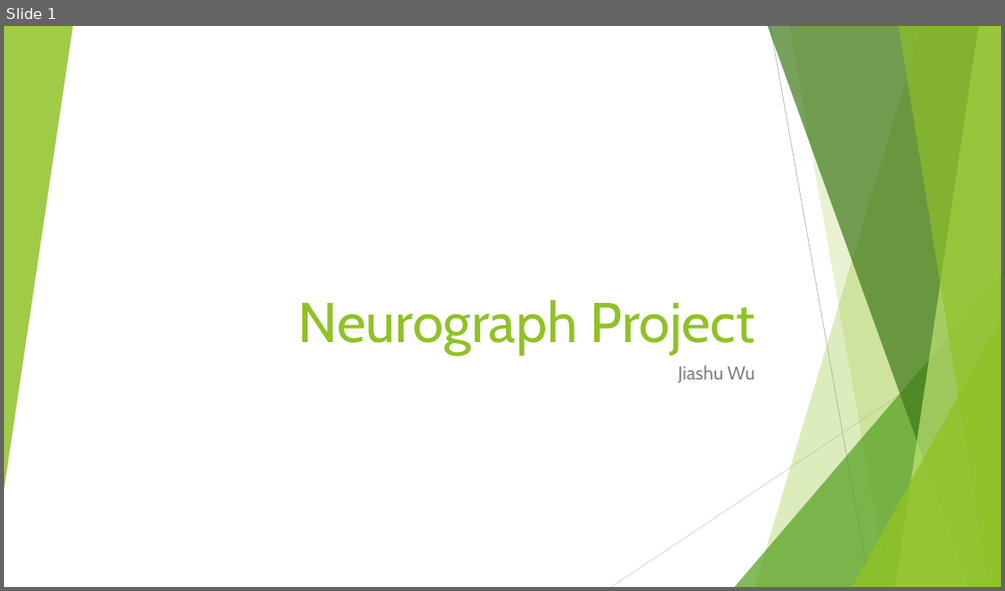
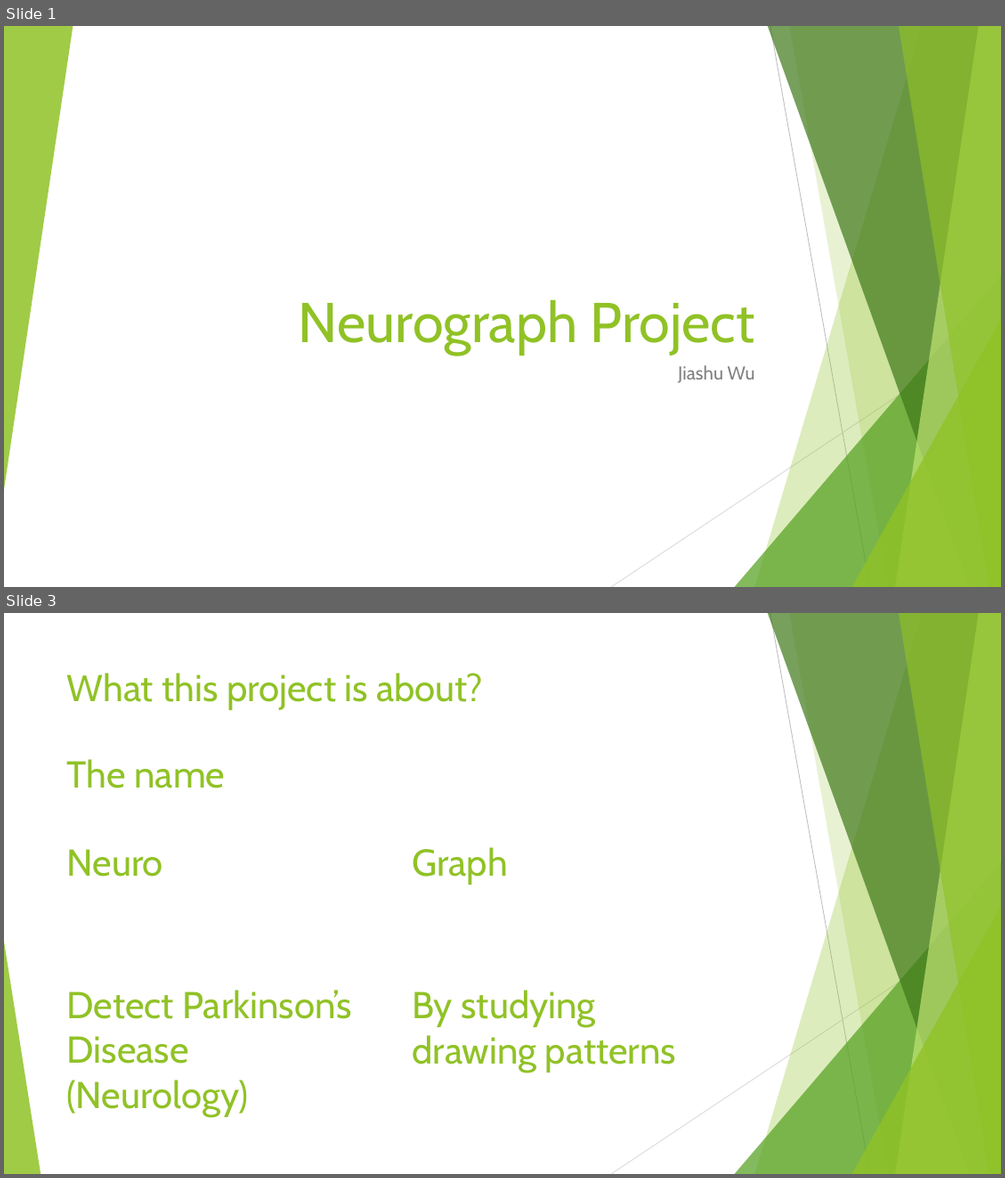
Before and after one commit to JiashuWu/NeuroGraph, a slide deck: Neurograph Project Presentation/Neurograph Presentation Jiashu Wu.pptx. Shown one above the other, each under a label of ours: slide 1 before the commit, slides 1 and 3 after it; the slides between them are not shown. The pictures are 1005x591 and 1005x1178 pixels, drawn with LibreOffice and Linux fonts; fonts in the diff are those of the drawing. Boxes give left, top, right and bottom in pixels: in the first picture for what was removed or moved away, otherwise in the second. Text is boxed around its words. In the diff, an @@ line names an element or a change of style, - is before the commit and + after.

```diff
--- a/Neurograph Project Presentation/Neurograph Presentation Jiashu Wu.pptx
+++ b/Neurograph Project Presentation/Neurograph Presentation Jiashu Wu.pptx
@@ slide 3 added at [4,613,1001,1174], background #FFFFFF; not listed: 9 template elements that a slide beside it also shows @@
@@ title added at [67,673,483,710], 36 pt, text #90C226 @@
+What this project is about?
@@ text added at [67,759,225,788], 36 pt, text #90C226 @@
+The name
@@ text added at [67,849,164,876], 36 pt, text #90C226 @@
+Neuro
@@ text added at [413,847,508,884], 36 pt, text #90C226 @@
+Graph
@@ triangle added at [4,941,40,1174], fill #90C226 at 85% opacity @@
@@ text added at [67,989,351,1117], 36 pt, text #90C226 @@
+Detect Parkinson’s Disease
+(Neurology)
@@ text added at [413,989,676,1071], 36 pt, text #90C226 @@
+By studying drawing patterns
```
Also in this commit, not shown: 9 slides changed, 6 other slides added, 1 other file.
